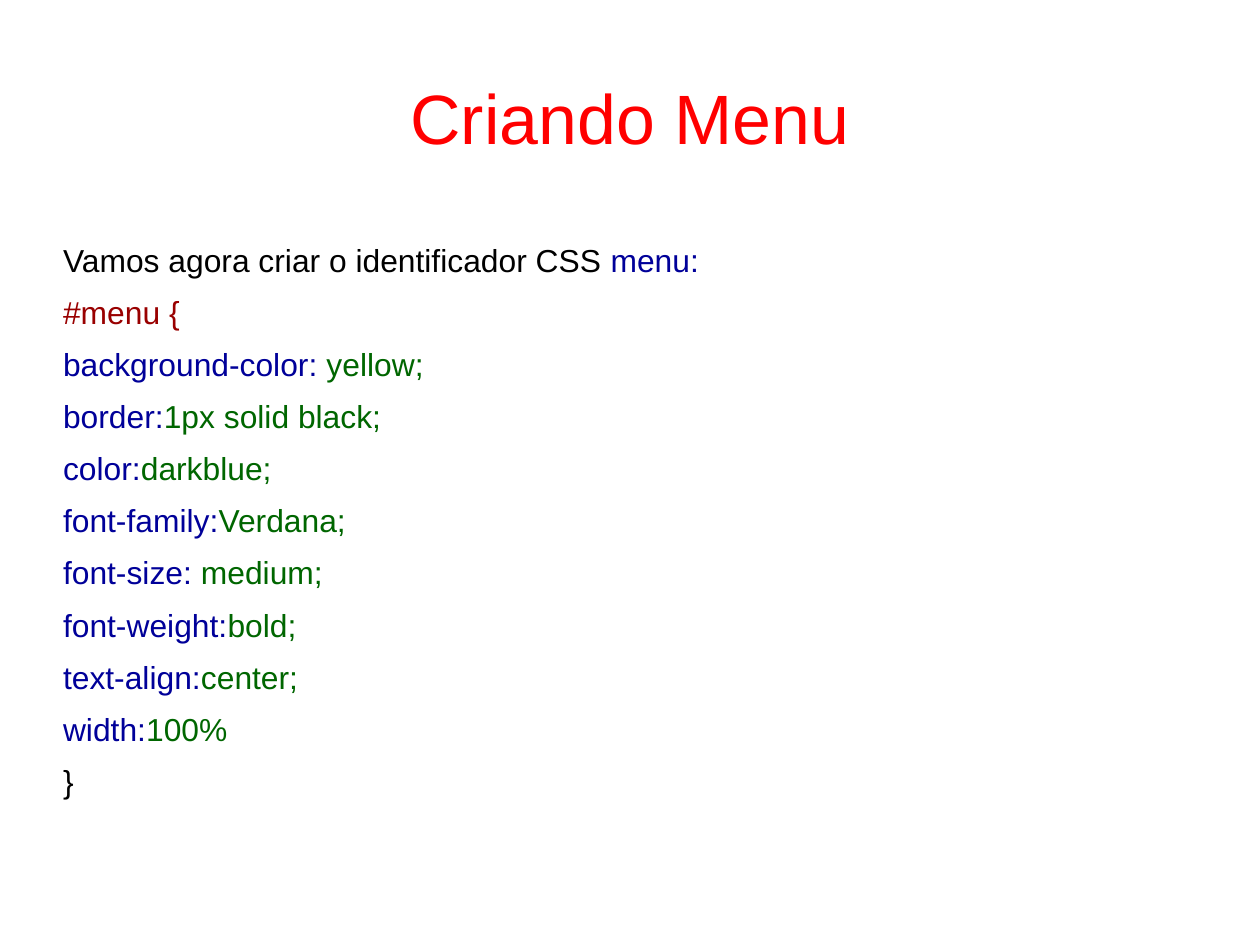
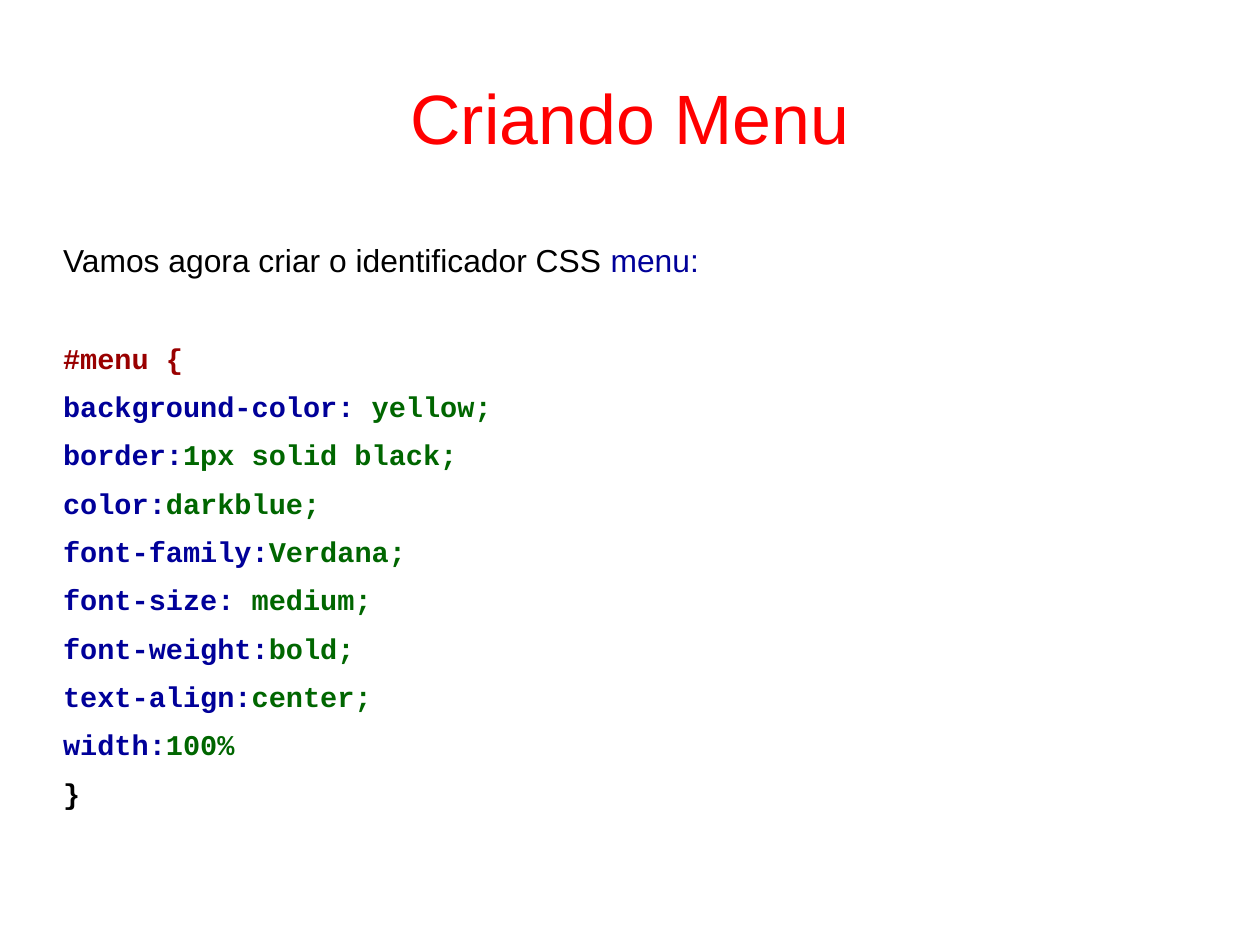
Before and after one commit to fgsl/lojasacme, a slide deck: slide 39 of docs/tutorial.odp. Drawn at 1260x945 pixels with LibreOffice and Linux fonts; fonts in the diff are those of the drawing. Boxes give left, top, right and bottom in pixels: in the first picture for what was removed or moved away, otherwise in the second. Text is boxed around its words. In the diff, an @@ line names an element or a change of style, - is before the commit and + after.

```diff
--- a/docs/tutorial.odp
+++ b/docs/tutorial.odp
@@ text at (x1=63, y1=350, x2=492, y2=756): size 20 to 18 pt, font Arial to Courier New, bold on in "#menu {", "background-color: yellow;", "border:1px solid black;", "color:darkblue;" and 6 more places @@
```
Also in this commit, not shown: 19 other slides changed, 18 slides added.
